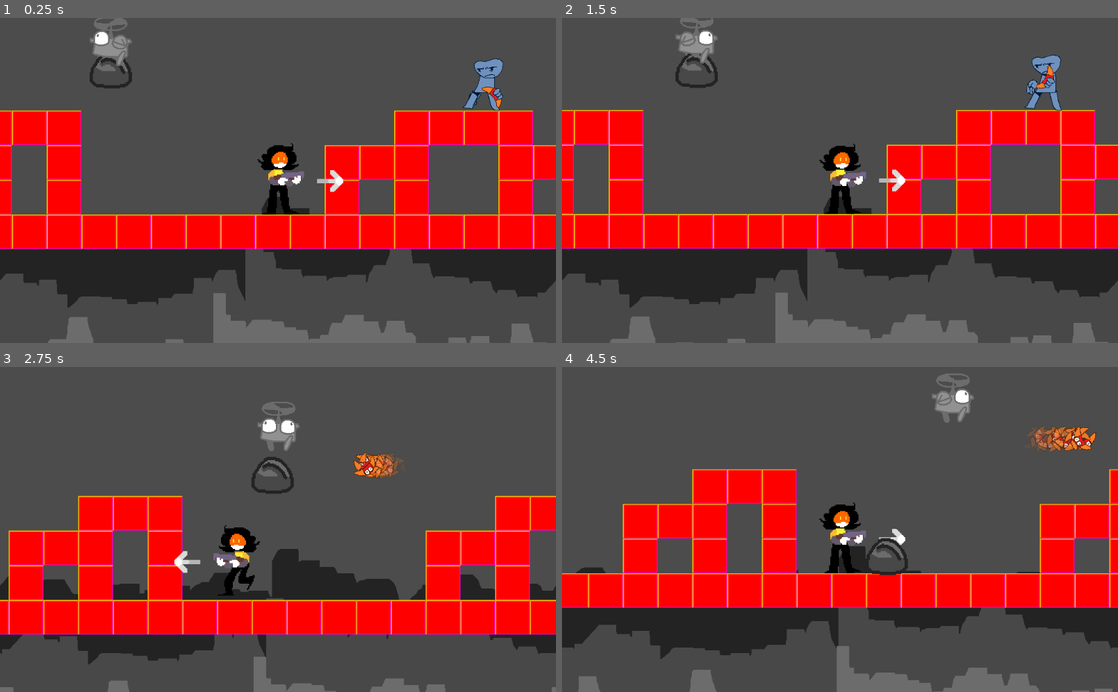
Above: before the commit, frames 1-4 (two rows, left to right).
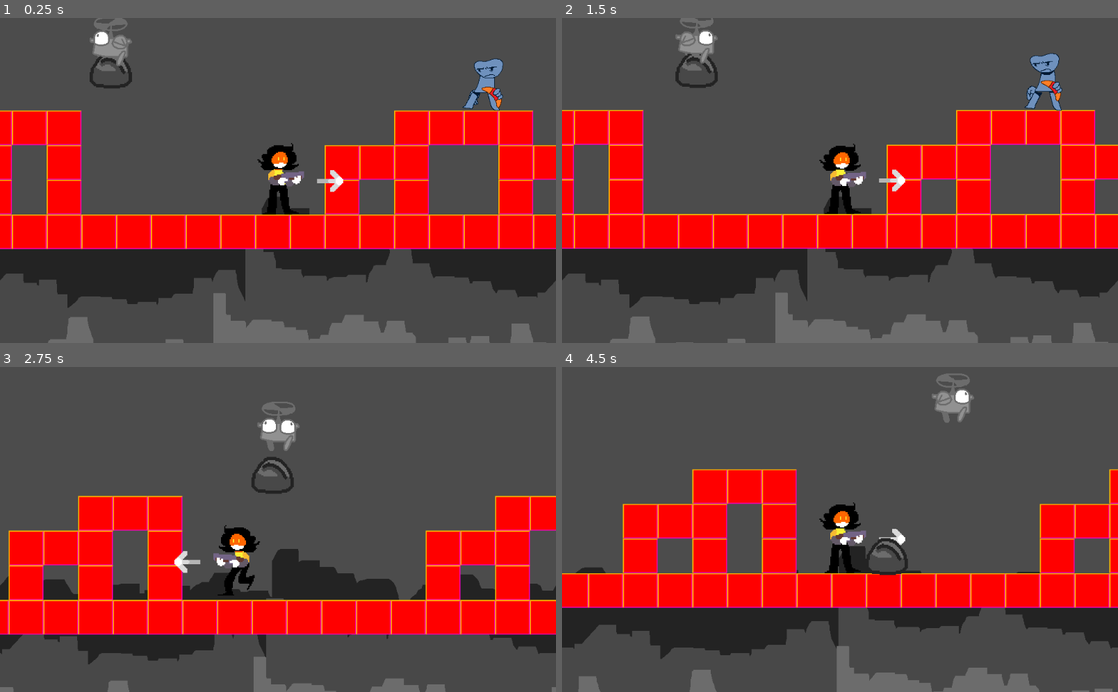
Above: after the commit, the same moments.

Repository: loopies2600/Sillarium
Game: Godot game, scene res://scenes/Levels/Test/TestScene.tscn
Same seed, same stepped clock (60 frames per second), same inputs: the game is played once before the commit and once after it. This scene is started directly instead of the project's main scene.
Inputs:
- Up to frame 1 (0.25 s): no input
- Up to frame 2 (1.5 s): hold C (input_hold) 0.53-1.28 s; tap Up (jump) at 0.77 s; tap S (look_down) at 1.35 s
- Up to frame 3 (2.75 s): tap Up (jump) at 1.52 s; hold A (look_left) from 2.03 s (still down)
- Up to frame 4 (4.5 s): release A (look_left) at 2.78 s; tap D (look_right) at 2.85 s; tap Up (jump) at 3.02, 3.77 s; hold W (look_up) 3.53-4.28 s; tap Down (shoot) at 4.35 s

The runs differ from the first frame. In frame 1, less than 0.1% of the frame differs, in the area x 84-87%, y 22-27%; in frame 2, 0.4%; in frame 3, 0.5%; in frame 4, 0.7%, in the area x 83-97%, y 17-27%.

Commit message:
buma death animation

Diff:
--- a/scenes/Levels/Test/TestTutorial.tscn
+++ b/scenes/Levels/Test/TestTutorial.tscn
@@ -5,7 +5,7 @@
 [ext_resource path="res://sprites/TestTileset.tres" type="TileSet" id=3]
 [ext_resource path="res://sprites/tutorial/tutorial_controls.png" type="Texture" id=4]
 [ext_resource path="res://scenes/BasicEntryway.tscn" type="PackedScene" id=5]
-[ext_resource path="res://scenes/enemy/PinataMan.tscn" type="PackedScene" id=6]
+[ext_resource path="res://scenes/enemy/pinataman/PinataMan.tscn" type="PackedScene" id=6]
 [ext_resource path="res://font/sillariumfont.ttf" type="DynamicFontData" id=7]
 [ext_resource path="res://sprites/background/tutorial_test_background.png" type="Texture" id=8]
 [ext_resource path="res://scenes/Levels/Test/testScroll.gd" type="Script" id=9]
--- a/scenes/enemy/buma/Buma.tscn
+++ b/scenes/enemy/buma/Buma.tscn
@@ -7,6 +7,7 @@
 [ext_resource path="res://sprites/buma/bumatom_handL_hold.png" type="Texture" id=5]
 [ext_resource path="res://sprites/buma/bumatom_head_idle_1.png" type="Texture" id=6]
 [ext_resource path="res://scenes/enemy/buma/BumaController.gd" type="Script" id=7]
+[ext_resource path="res://sprites/buma/buma_head_sheet.png" type="Texture" id=8]
 
 [sub_resource type="AtlasTexture" id=1]
 atlas = ExtResource( 4 )
@@ -15,6 +16,14 @@
 [sub_resource type="AtlasTexture" id=2]
 atlas = ExtResource( 4 )
 region = Rect2( 111, 47, 38, 48 )
+
+[sub_resource type="AtlasTexture" id=11]
+atlas = ExtResource( 8 )
+region = Rect2( 114, 38, 57, 38 )
+
+[sub_resource type="AtlasTexture" id=12]
+atlas = ExtResource( 8 )
+region = Rect2( 57, 38, 57, 38 )
 
 [sub_resource type="SpriteFrames" id=3]
 animations = [ {
@@ -23,15 +32,10 @@
 "name": "Idle",
 "speed": 2.0
 }, {
-"frames": [  ],
-"loop": true,
-"name": "Throw",
-"speed": 5.0
-}, {
-"frames": [  ],
+"frames": [ SubResource( 11 ), SubResource( 12 ) ],
 "loop": true,
 "name": "Death",
-"speed": 5.0
+"speed": 2.0
 } ]
 
 [sub_resource type="AtlasTexture" id=4]
@@ -229,6 +233,117 @@
 "values": [ Vector2( 25.4913, 21.1081 ), Vector2( 22.9825, 24.8712 ), Vector2( 14.1423, 40.2222 ), Vector2( 11.0163, 39.5452 ), Vector2( 14.3294, 31.2585 ), Vector2( 18.7924, 21.1947 ), Vector2( 23.9522, 27.8557 ), Vector2( 21.3768, 29.9175 ) ]
 }
 
+[sub_resource type="Animation" id=13]
+resource_name = "Killed"
+tracks/0/type = "value"
+tracks/0/path = NodePath("Body/Head:animation")
+tracks/0/interp = 1
+tracks/0/loop_wrap = true
+tracks/0/imported = false
+tracks/0/enabled = true
+tracks/0/keys = {
+"times": PoolRealArray( 0.1 ),
+"transitions": PoolRealArray( 1 ),
+"update": 0,
+"values": [ "Death" ]
+}
+tracks/1/type = "value"
+tracks/1/path = NodePath("Body:texture")
+tracks/1/interp = 1
+tracks/1/loop_wrap = true
+tracks/1/imported = false
+tracks/1/enabled = true
+tracks/1/keys = {
+"times": PoolRealArray( 0.1 ),
+"transitions": PoolRealArray( 1 ),
+"update": 1,
+"values": [ SubResource( 2 ) ]
+}
+tracks/2/type = "value"
+tracks/2/path = NodePath("Body:position")
+tracks/2/interp = 1
+tracks/2/loop_wrap = true
+tracks/2/imported = false
+tracks/2/enabled = true
+tracks/2/keys = {
+"times": PoolRealArray( 0.1 ),
+"transitions": PoolRealArray( 1 ),
+"update": 0,
+"values": [ Vector2( -10.4181, -33.5819 ) ]
+}
+tracks/3/type = "value"
+tracks/3/path = NodePath(".:position")
+tracks/3/interp = 1
+tracks/3/loop_wrap = true
+tracks/3/imported = false
+tracks/3/enabled = true
+tracks/3/keys = {
+"times": PoolRealArray( 0.1 ),
+"transitions": PoolRealArray( 1 ),
+"update": 0,
+"values": [ Vector2( 4.41812, 37.5819 ) ]
+}
+tracks/4/type = "value"
+tracks/4/path = NodePath(".:texture")
+tracks/4/interp = 1
+tracks/4/loop_wrap = true
+tracks/4/imported = false
+tracks/4/enabled = true
+tracks/4/keys = {
+"times": PoolRealArray( 0.1 ),
+"transitions": PoolRealArray( 1 ),
+"update": 1,
+"values": [ SubResource( 1 ) ]
+}
+tracks/5/type = "value"
+tracks/5/path = NodePath("Body/Head:position")
+tracks/5/interp = 1
+tracks/5/loop_wrap = true
+tracks/5/imported = false
+tracks/5/enabled = true
+tracks/5/keys = {
+"times": PoolRealArray( 0.1 ),
+"transitions": PoolRealArray( 1 ),
+"update": 0,
+"values": [ Vector2( -14, -28 ) ]
+}
+tracks/6/type = "value"
+tracks/6/path = NodePath("Body/HandL:position")
+tracks/6/interp = 1
+tracks/6/loop_wrap = true
+tracks/6/imported = false
+tracks/6/enabled = true
+tracks/6/keys = {
+"times": PoolRealArray( 0.1 ),
+"transitions": PoolRealArray( 1 ),
+"update": 0,
+"values": [ Vector2( -30, 6 ) ]
+}
+tracks/7/type = "value"
+tracks/7/path = NodePath("Body/HandR:rotation_degrees")
+tracks/7/interp = 1
+tracks/7/loop_wrap = true
+tracks/7/imported = false
+tracks/7/enabled = true
+tracks/7/keys = {
+"times": PoolRealArray( 0.1 ),
+"transitions": PoolRealArray( 1 ),
+"update": 0,
+"values": [ -161.246 ]
+}
+tracks/8/type = "value"
+tracks/8/path = NodePath("Body/HandR:position")
+tracks/8/interp = 1
+tracks/8/loop_wrap = true
+tracks/8/imported = false
+tracks/8/enabled = true
+tracks/8/keys = {
+"times": PoolRealArray( 0.1 ),
+"transitions": PoolRealArray( 1 ),
+"update": 0,
+"values": [ Vector2( 30, -28 ) ]
+}
+
 [sub_resource type="Animation" id=8]
 length = 1.5
 tracks/0/type = "value"
@@ -262,10 +377,10 @@
 tracks/2/imported = false
 tracks/2/enabled = true
 tracks/2/keys = {
-"times": PoolRealArray( 0, 0.7 ),
-"transitions": PoolRealArray( 1, 1 ),
-"update": 0,
-"values": [ 0.0, -94.4 ]
+"times": PoolRealArray( 0, 0.3, 0.5, 0.6, 0.7 ),
+"transitions": PoolRealArray( 1, 1, 1, 1, 1 ),
+"update": 0,
+"values": [ 0.0, -85.9239, 18.6096, 16.1764, -94.4 ]
 }
 tracks/3/type = "value"
 tracks/3/path = NodePath("Body/Head:position")
@@ -381,6 +496,7 @@
 collision_mask = 3
 script = ExtResource( 7 )
 boomerang = ExtResource( 1 )
+throwTime = 3.0
 
 [node name="Graphics" type="Node2D" parent="."]
 
@@ -394,16 +510,16 @@
 texture = SubResource( 2 )
 
 [node name="Head" type="AnimatedSprite" parent="Graphics/Legs/Body"]
-position = Vector2( -2, -28 )
+position = Vector2( 0, -28 )
 z_index = 1
 frames = SubResource( 3 )
 animation = "Idle"
-frame = 1
+frame = 4
 playing = true
 
 [node name="HandR" type="Sprite" parent="Graphics/Legs/Body"]
-position = Vector2( 28, 14 )
-rotation = -0.523599
+position = Vector2( 21.3768, 29.9175 )
+rotation = -0.311064
 z_index = -1
 texture = SubResource( 4 )
 
@@ -416,18 +532,20 @@
 [node name="AnimationPlayer" type="AnimationPlayer" parent="Graphics/Legs"]
 anims/Catching = SubResource( 6 )
 anims/Idle = SubResource( 7 )
+anims/Killed = SubResource( 13 )
 anims/Throw = SubResource( 8 )
 anims/WaitingForCatch = SubResource( 9 )
 
 [node name="CollisionShape2D" type="CollisionShape2D" parent="."]
 position = Vector2( -4, 10 )
 shape = SubResource( 10 )
-__meta__ = {
-"_edit_lock_": true
-}
 
 [node name="BoomerangStartPosition" type="Position2D" parent="."]
 position = Vector2( 30, 0 )
 
 [node name="ThrowTimer" type="Timer" parent="."]
 one_shot = true
+
+[node name="VisibilityNotifier2D" type="VisibilityNotifier2D" parent="."]
+position = Vector2( 2, 4.99999 )
+scale = Vector2( 3.8, 5.3 )
--- a/scenes/enemy/buma/BumaController.gd
+++ b/scenes/enemy/buma/BumaController.gd
@@ -11,19 +11,33 @@
 export (float) var speedDecrease = 5
 export (float) var throwTime = 1
 
+# Variables para la muerte
+export (Vector2) var initialDeathBump = Vector2(0, -350)
+export (Vector2) var deathFallSpeed = Vector2(0, 40)
+
 var hasBoomerang = true
+var killed = false
+var velocity = Vector2()
 
 func _ready():
 	# Conecta funciones
 	throwTimer.connect("timeout", self, "OnThrowTimerTimeout")
 	connect("area_entered", self, "OnHitboxEntered")
 	connect("DestroySelf", self, "OnDestruction")
+	$VisibilityNotifier2D.connect("screen_exited", self, "OnScreenExited")
 
 	# Empieza el timer
 	throwTimer.wait_time = throwTime
 	throwTimer.start()
 
+	velocity = initialDeathBump
+
 	PlayIdleAnimation()
+
+func _process(delta):
+	if killed:
+		position += velocity * delta
+		velocity += deathFallSpeed
 
 func CreateBoomerang():
 	# Pone la animacion correcta
@@ -57,5 +71,14 @@
 func PlayIdleAnimation():
 	animPlayer.play("Idle")
 
+func DisableHitbox():
+	$CollisionShape2D.disabled = true
+
+func OnScreenExited():
+	queue_free()
+
 func OnDestruction():
-	queue_free()
+	killed = true
+	throwTimer.stop()
+	call_deferred("DisableHitbox")
+	animPlayer.play("Killed")
--- a/scenes/enemy/PinataMan.tscn
+++ b/scenes/enemy/pinataman/PinataMan.tscn
@@ -3,7 +3,7 @@
 [ext_resource path="res://sprites/pinataman/pinataman.png" type="Texture" id=1]
 [ext_resource path="res://sprites/pinataman/pinataman_explode_2.png" type="Texture" id=2]
 [ext_resource path="res://sprites/pinataman/pinataman_explode_1.png" type="Texture" id=3]
-[ext_resource path="res://scenes/enemy/PinataManController.gd" type="Script" id=4]
+[ext_resource path="res://scenes/enemy/pinataman/PinataManController.gd" type="Script" id=4]
 
 [sub_resource type="CircleShape2D" id=1]
 radius = 24.0
@@ -18,7 +18,7 @@
 tracks/0/imported = false
 tracks/0/enabled = true
 tracks/0/keys = {
-"times": PoolRealArray( 0, 0.3 ),
+"times": PoolRealArray( 0, 0.1 ),
 "transitions": PoolRealArray( 1, 1 ),
 "update": 1,
 "values": [ ExtResource( 3 ), ExtResource( 2 ) ]
Not shown: 1 places in scenes/enemy/buma/Buma.tscn that only renumber resources
Renamed: scenes/enemy/PinataManController.gd -> scenes/enemy/pinataman/PinataManController.gd
Binary file added: sprites/buma/buma_head_sheet.png
Not shown, added: sprites/buma/buma_head_sheet.png.import
Binary file changed: sprites/buma/buma_tom_sheet.png
